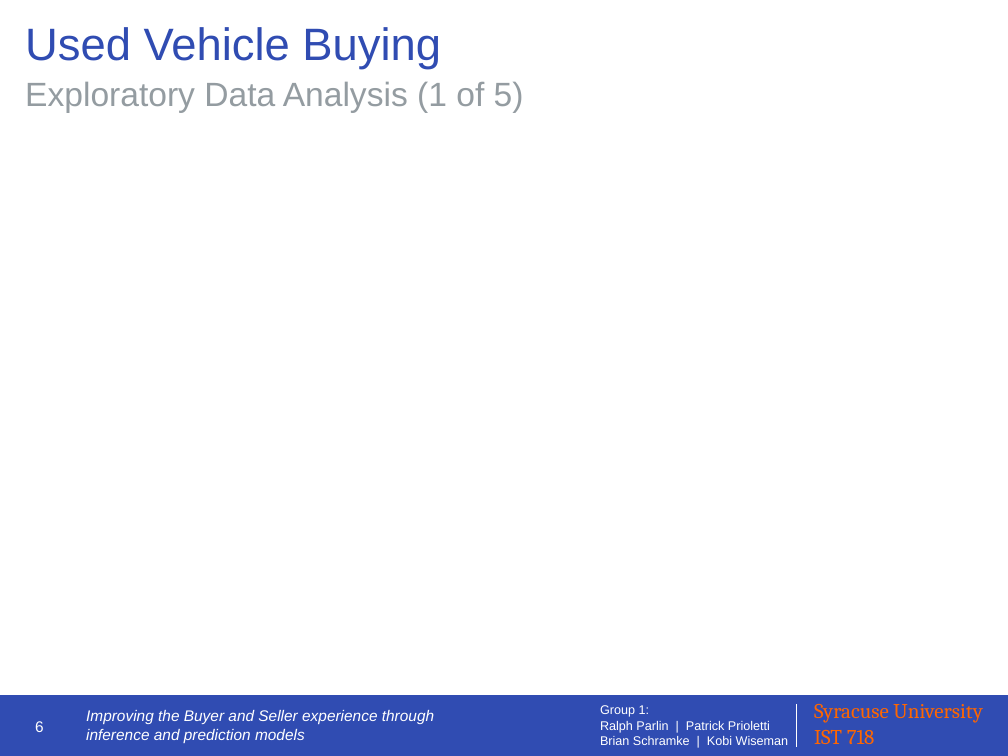
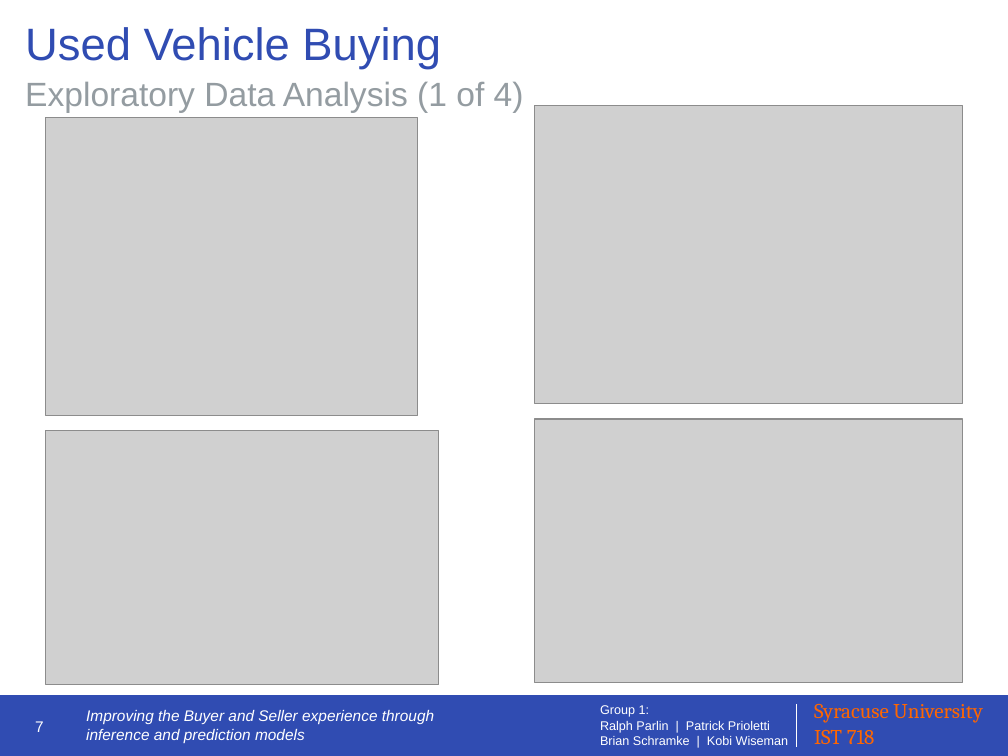
Before and after one commit to IST-718-Fall-2020/project_presentation-group1, a slide deck: slide 7 of group1_presentation_slides.pptx (slide 6 before the commit). Drawn at 1008x756 pixels with LibreOffice and Linux fonts; fonts in the diff are those of the drawing; grey boxes stand for pictures. Boxes give left, top, right and bottom in pixels: in the first picture for what was removed or moved away, otherwise in the second. Text is boxed around its words. In the diff, an @@ line names an element or a change of style, - is before the commit and + after.

```diff
--- a/group1_presentation_slides.pptx
+++ b/group1_presentation_slides.pptx
@@ text at (25,82,524,113): text changed @@
-Exploratory Data Analysis (1 of 5)
+Exploratory Data Analysis (1 of 4)
@@ picture added at (46,118,418,415) @@
@@ picture added at (535,106,963,403) @@
@@ picture added at (535,419,963,682) @@
@@ picture added at (46,430,439,684) @@
@@ page number at (35,721,44,732): text changed @@
-6
+7
```
Also in this commit, not shown: 11 other slides changed, 6 slides added, 2 slides removed.
